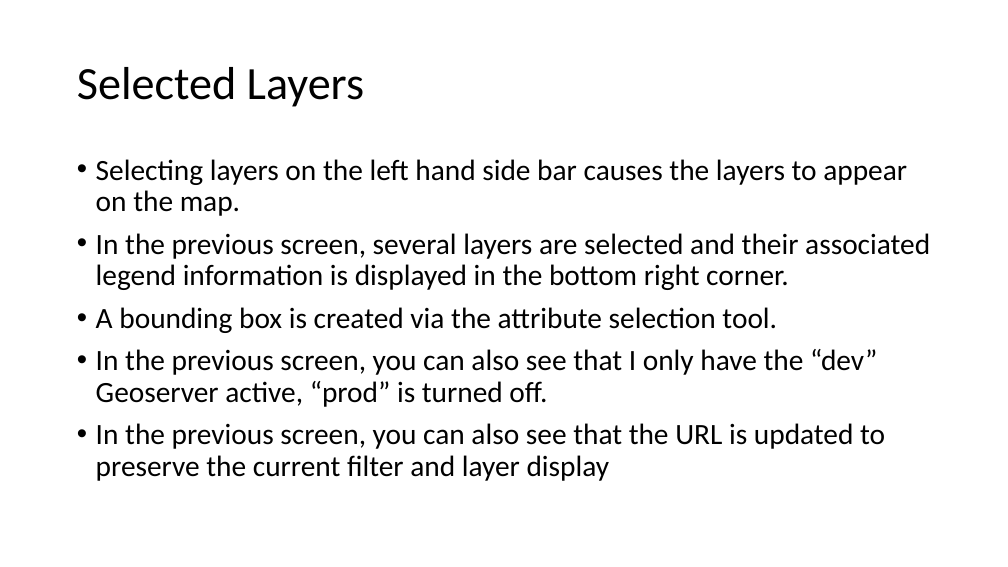
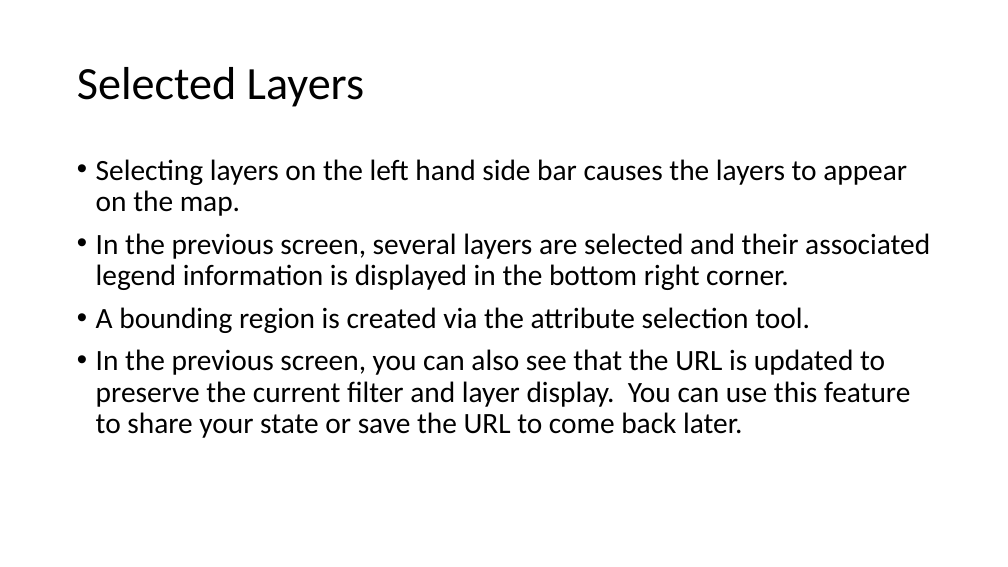
Before and after one commit to ais-open/ogc-preview, a slide deck: slide 6 of app/OGC-Preview User Guide.pptx (slide 5 before the commit). Drawn at 1008x567 pixels with LibreOffice and Linux fonts; fonts in the diff are those of the drawing. Boxes give left, top, right and bottom in pixels: in the first picture for what was removed or moved away, otherwise in the second. Text is boxed around its words. In the diff, an @@ line names an element or a change of style, - is before the commit and + after.

```diff
--- a/app/OGC-Preview User Guide.pptx
+++ b/app/OGC-Preview User Guide.pptx
@@ text at (x1=96, y1=307, x2=910, y2=438): text changed @@
-• A bounding box is created via the attribute selection tool.
-• In the previous screen, you can also see that I only have the “dev” Geoserver active, “prod” is turned off.
-• In the previous screen, you can also see that the URL is updated to preserve the current filter and layer display
+• A bounding region is created via the attribute selection tool.
+• In the previous screen, you can also see that the URL is updated to preserve the current filter and layer display. You can use this feature to share your state or save the URL to come back later.
```
Also in this commit, not shown: 1 other slide changed, 1 slide added.
